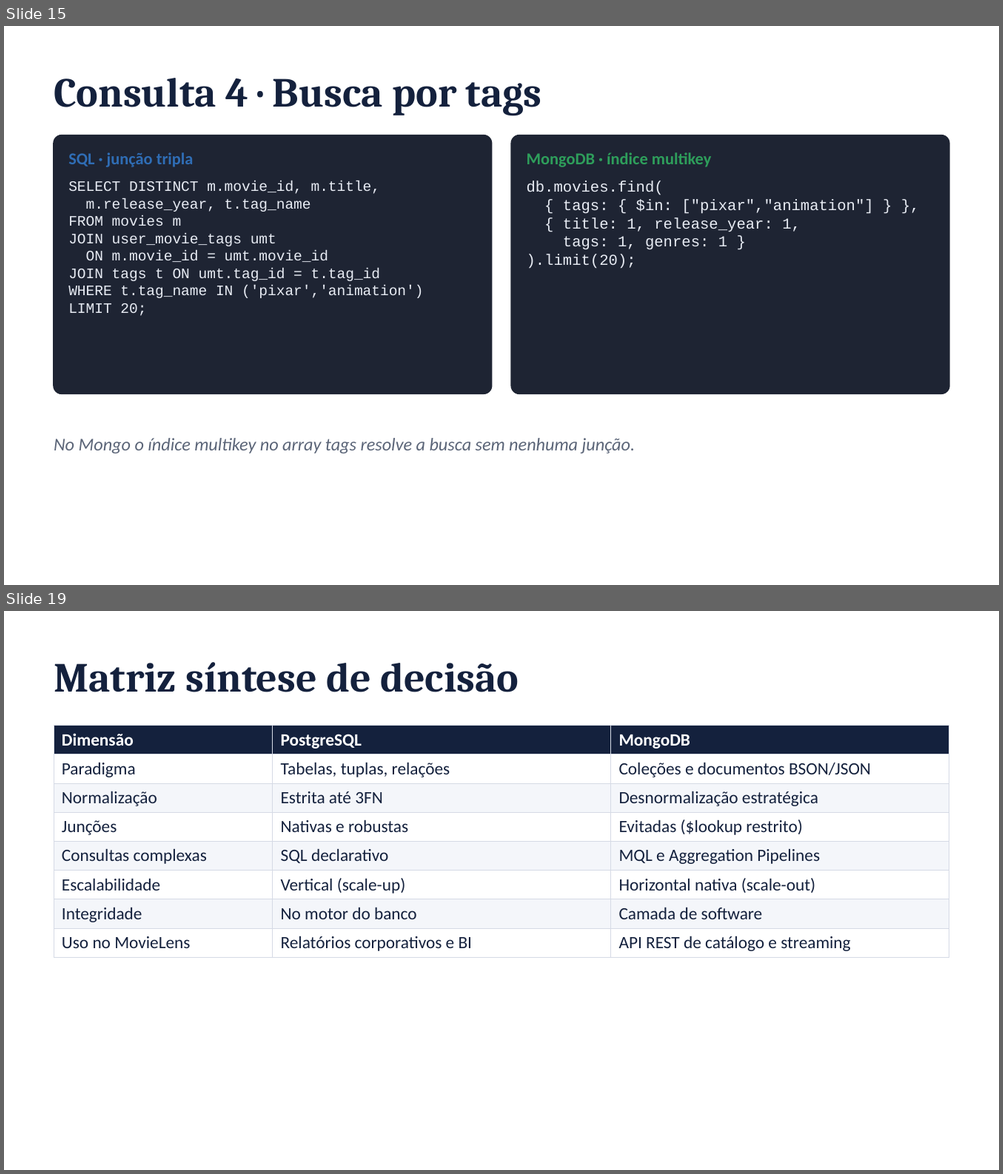
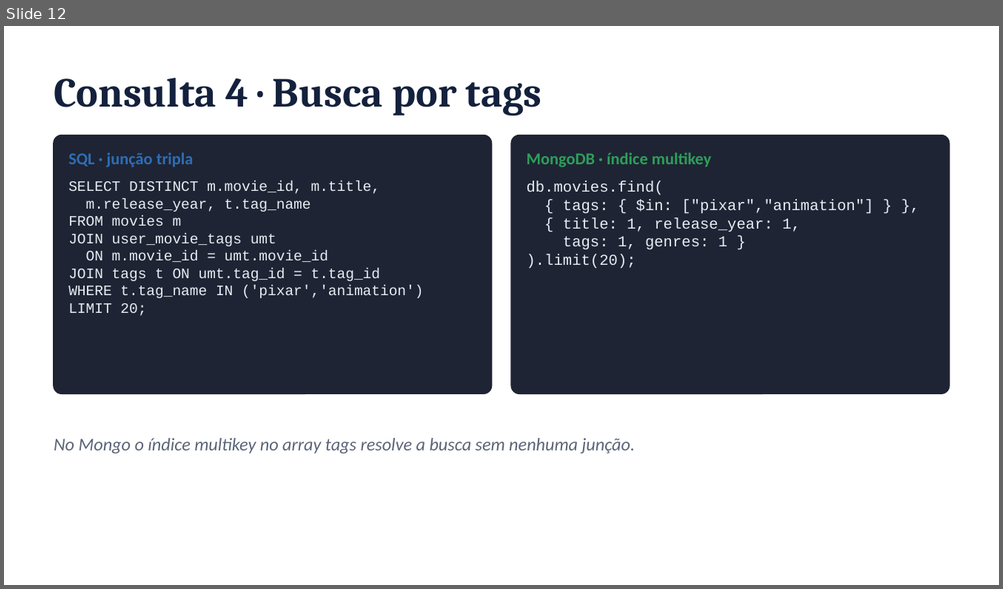
Before and after one commit to FineiasAntonio/BancoDeDados, a slide deck: docs/apresentacao.pptx. Shown one above the other, each under a label of ours: slides 15 and 19 before the commit, slide 12 after it; the slides between them are not shown. The pictures are 1003x1174 and 1003x589 pixels, drawn with LibreOffice and Linux fonts; fonts in the diff are those of the drawing. Boxes give left, top, right and bottom in pixels: in the first picture for what was removed or moved away, otherwise in the second. Text is boxed around its words. In the diff, an @@ line names an element or a change of style, - is before the commit and + after.

```diff
--- a/docs/apresentacao.pptx
+++ b/docs/apresentacao.pptx
@@ slide 19 removed at (4, 611, 999, 1170), background #FFFFFF @@
@@ text removed at (54, 662, 518, 692) @@
-Matriz síntese de decisão
@@ table removed at (54, 726, 949, 954), 8 rows, 3 columns @@
-Dimensão | PostgreSQL | MongoDB
-Paradigma | Tabelas, tuplas, relações | Coleções e documentos BSON/JSON
-Normalização | Estrita até 3FN | Desnormalização estratégica
-Junções | Nativas e robustas | Evitadas ($lookup restrito)
-Consultas complexas | SQL declarativo | MQL e Aggregation Pipelines
-Escalabilidade | Vertical (scale-up) | Horizontal nativa (scale-out)
-Integridade | No motor do banco | Camada de software
-Uso no MovieLens | Relatórios corporativos e BI | API REST de catálogo e streaming
@@ what was slide 15 is now slide 12 @@
```
Also in this commit, not shown: 6 slides changed, 1 slide added, 9 other slides removed, 1 other file.
